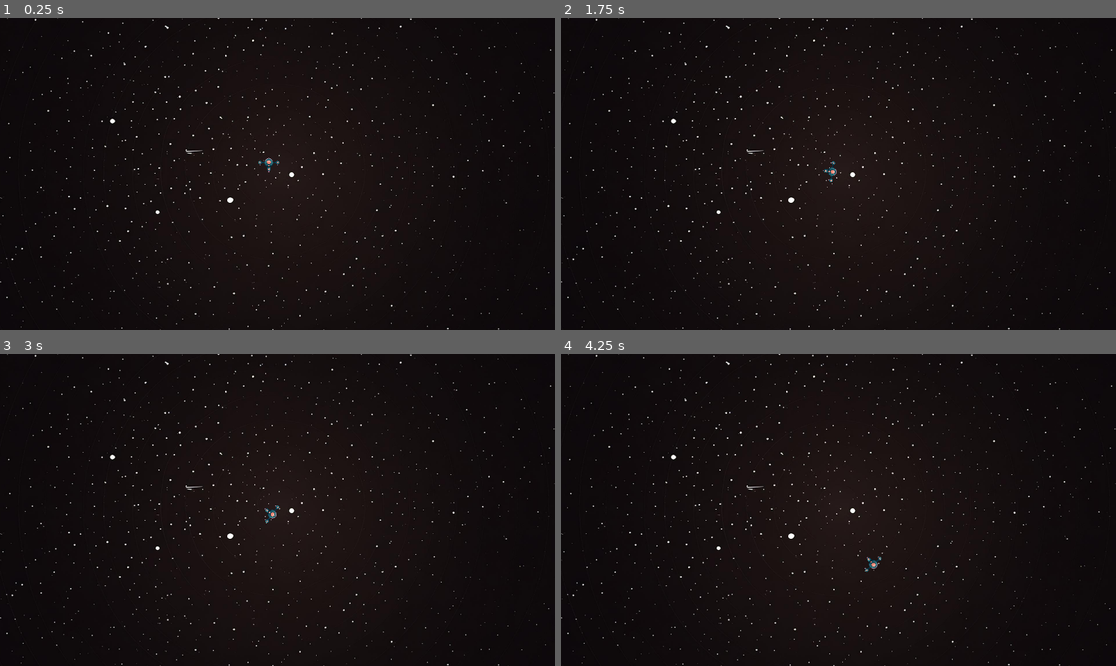
Above: before the commit, frames 1-4 (two rows, left to right).
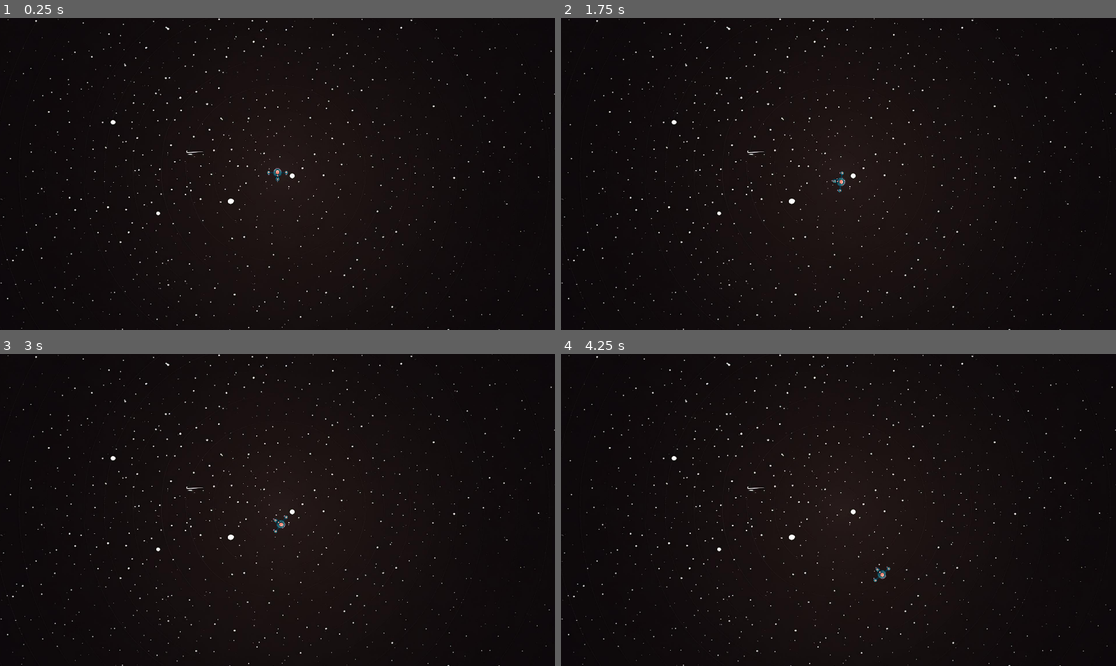
Above: after the commit, the same moments.

Repository: AbdulqadirQ/astroclone
Game: Godot game, scene res://scenes/level.tscn
Two runs of this game, one before a commit and one after it. Both use one fixed random seed, a clock stepped at 60 frames per second and the inputs below.
Inputs:
- Up to frame 1 (0.25 s): no input
- Up to frame 2 (1.75 s): hold D (right) 0.53-1.28 s; hold A (left) from 1.28 s (still down)
- Up to frame 3 (3 s): release A (left) at 2.03 s; hold D (right) 2.03-2.78 s; hold W (forward) from 2.78 s (still down)
- Up to frame 4 (4.25 s): release W (forward) at 3.53 s; hold A (left) from 3.53 s (still down)

The runs differ from the first frame. In frame 1, 1.8% of the frame differs, in the area x 0-100%, y 0-100%; in frame 2, 1.9%; in frame 3, 1.9%; in frame 4, 1.9%.

Commit message:
Add screen wrapping

Diff:
--- a/scenes/level.tscn
+++ b/scenes/level.tscn
@@ -4,14 +4,11 @@
 [ext_resource type="PackedScene" uid="uid://bcee62v2t5a0h" path="res://scenes/player.tscn" id="2_i0blb"]
 
 [node name="Level" type="Node2D"]
-position = Vector2(345, 280)
-metadata/_edit_lock_ = true
 
 [node name="Background" type="Sprite2D" parent="."]
-position = Vector2(603, 256)
+position = Vector2(950, 540)
 texture = ExtResource("1_0qiye")
 metadata/_edit_lock_ = true
 
 [node name="Player" parent="." instance=ExtResource("2_i0blb")]
 position = Vector2(585, 225)
-scale = Vector2(0.15, 0.15)
--- a/scripts/player.gd
+++ b/scripts/player.gd
@@ -6,9 +6,12 @@
 const INERTIA = 0 # the higher this value, the more difficult it is for ship to turn
 const GRAVITY = 0
 
+var screen_size = null
+
 # Called when the node enters the scene tree for the first time.
 func _ready():
-	pass
+	screen_size = get_viewport_rect().size
+	position = Vector2(960,540)
 
 # Called every frame. 'delta' is the elapsed time since the previous frame.
 func _process(delta):
@@ -19,7 +22,6 @@
 	gravity_scale = GRAVITY
 	if Input.is_action_pressed("forward"):
 		var angle = $".".rotation
-		print(angle)
 		apply_central_impulse(Vector2(sin(-angle), cos(angle)) * -ship_impulse)
 
 	set_inertia(INERTIA)
@@ -27,3 +29,8 @@
 		apply_torque(rotation_speed)
 	if Input.is_action_pressed("left"):
 		apply_torque(-rotation_speed)
+	screen_wrap()
+
+func screen_wrap():
+	position.x = wrapf(position.x, 0, screen_size.x)
+	position.y = wrapf(position.y, 0, screen_size.y)
